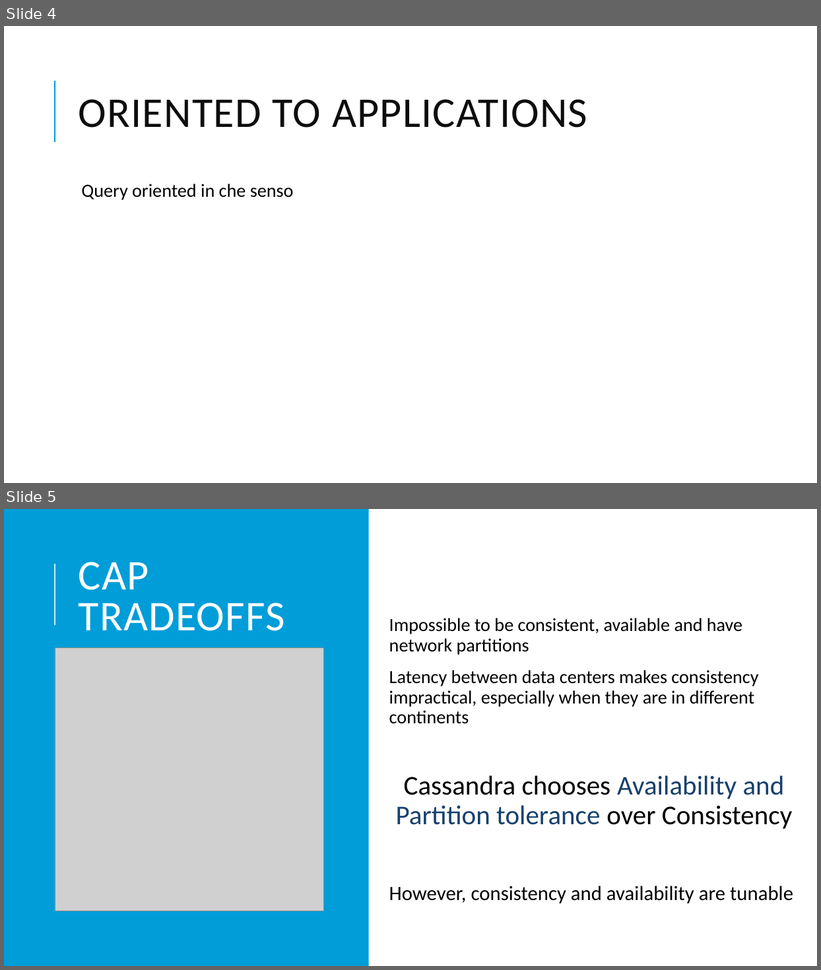
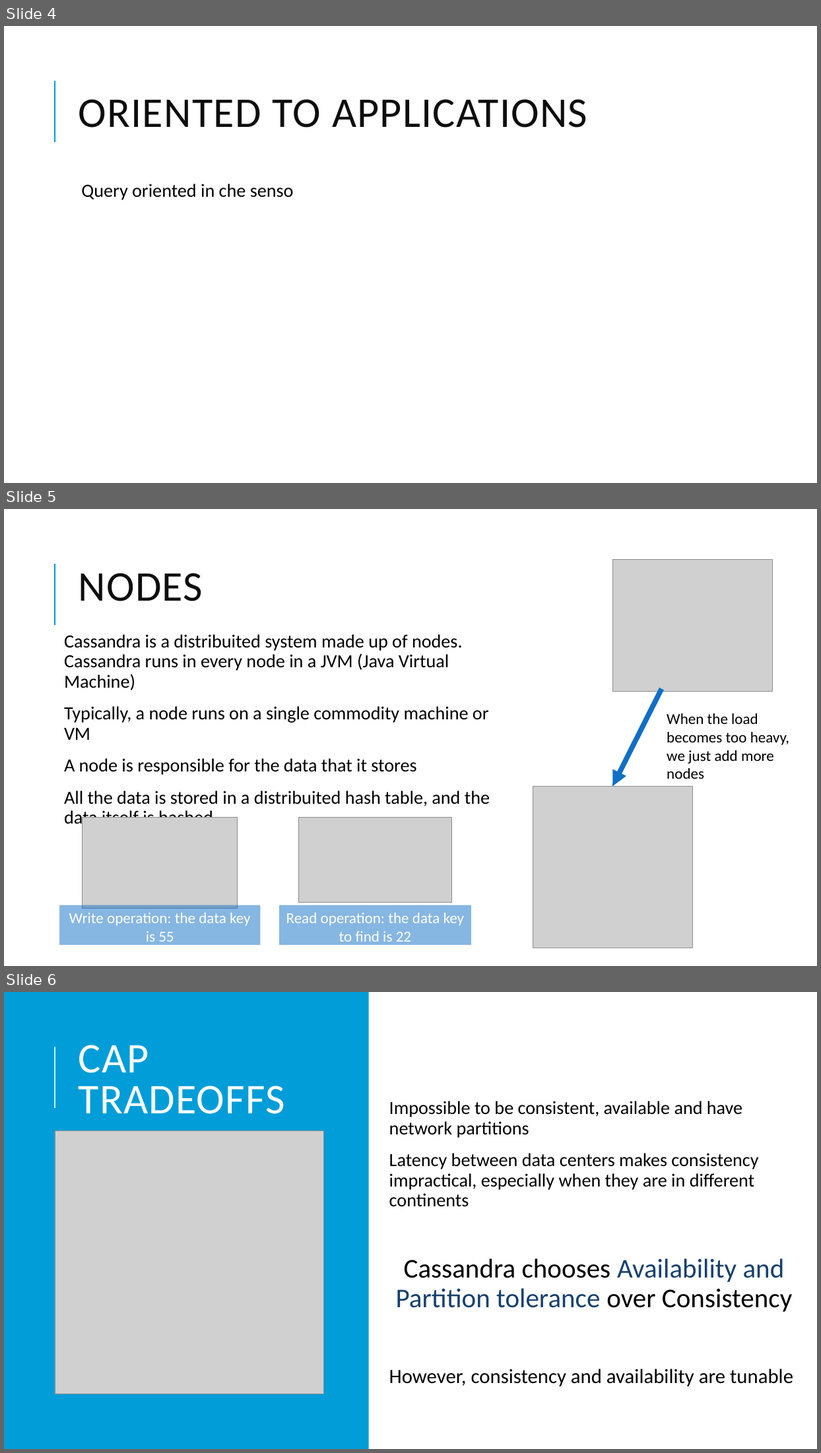
Before and after one commit to DebbyX3/cassandra-project, a slide deck: Cassandra project.pptx. Shown one above the other, each under a label of ours: slides 4 and 5 before the commit, slides 4, 5 and 6 after it. The pictures are 821x970 and 821x1453 pixels, drawn with LibreOffice and Linux fonts; fonts in the diff are those of the drawing; grey boxes stand for pictures. Boxes give left, top, right and bottom in pixels: in the first picture for what was removed or moved away, otherwise in the second. Text is boxed around its words. In the diff, an @@ line names an element or a change of style, - is before the commit and + after.

Commit message:
pptx - cassandra ring

```diff
--- a/Cassandra project.pptx
+++ b/Cassandra project.pptx
@@ slide 5 added at bbox=[4, 509, 817, 966], background #FFFFFF; not listed: 1 template element that a slide beside it also shows @@
@@ picture added at bbox=[613, 560, 773, 691] @@
@@ title added at bbox=[79, 573, 203, 601], 50 pt, text #0D0D0D @@
+NODES
@@ text added at bbox=[64, 634, 490, 828], 22 pt, text #000000 @@
+  Cassandra is a distribuited system made up of nodes. Cassandra runs in every node in a JVM (Java Virtual Machine)
+  Typically, a node runs on a single commodity machine or VM
+  A node is responsible for the data that it stores
+  All the data is stored in a distribuited hash table, and the data itself is hashed
@@ arrow added from (661, 689) to (613, 787), #0F6FC6 6 pt @@
@@ text added at bbox=[667, 714, 789, 779], 18 pt, text #000000 @@
+When the load becomes too heavy, we just add more nodes
@@ picture added at bbox=[533, 787, 692, 949] @@
@@ picture added at bbox=[82, 817, 238, 908] @@
@@ picture added at bbox=[298, 817, 451, 903] @@
@@ rectangle added at bbox=[59, 906, 260, 945], fill #0F6FC6 at 50% opacity, 18 pt, text #FFFFFF @@
+Write operation: the data key is 55
@@ rectangle added at bbox=[279, 906, 471, 945], fill #0F6FC6 at 50% opacity, 18 pt, text #FFFFFF @@
+Read operation: the data key to find is 22
@@ what was slide 5 is now slide 6 @@
```
Also in this commit, not shown: 1 slide changed, 5 other slides added, 2 slides removed.
